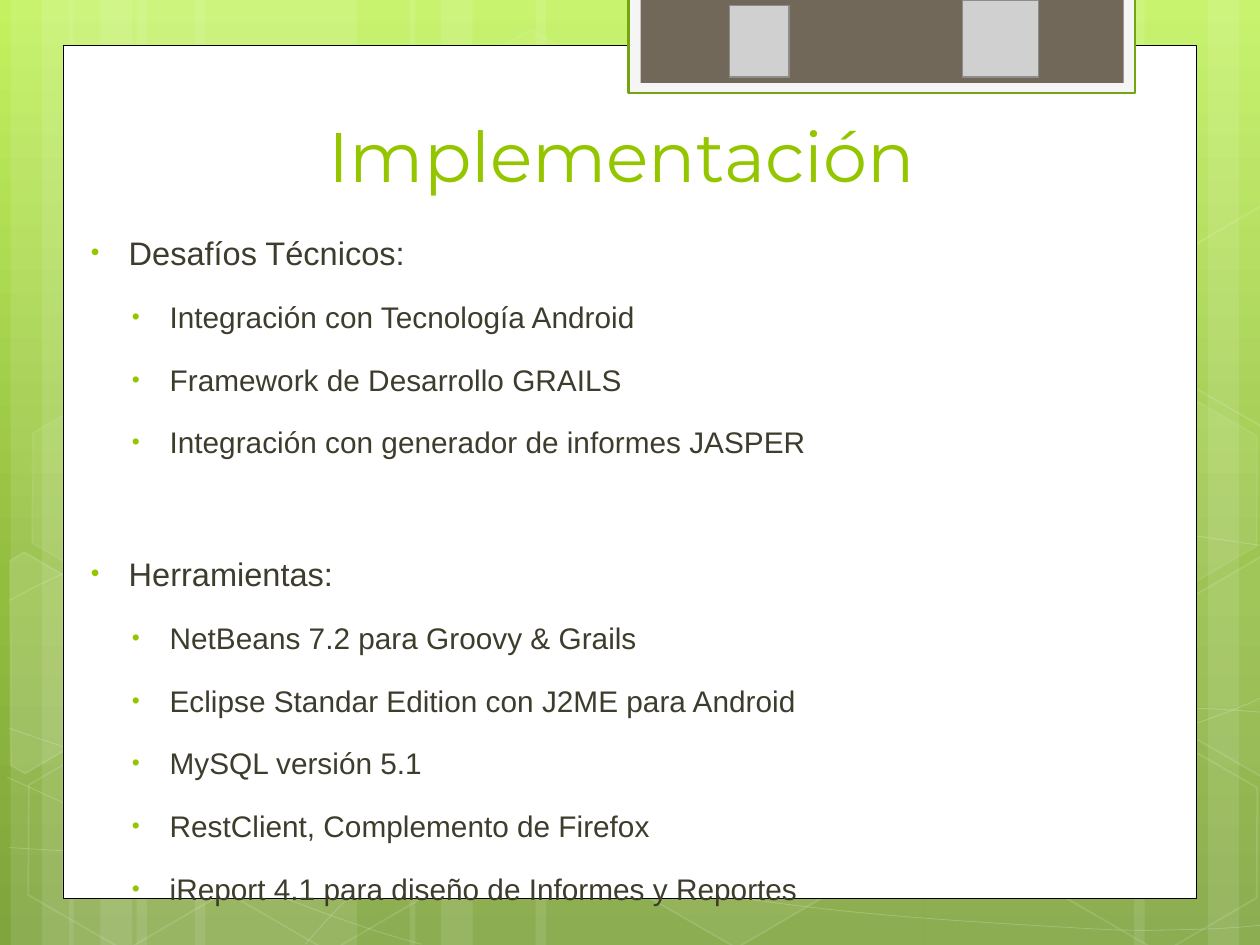
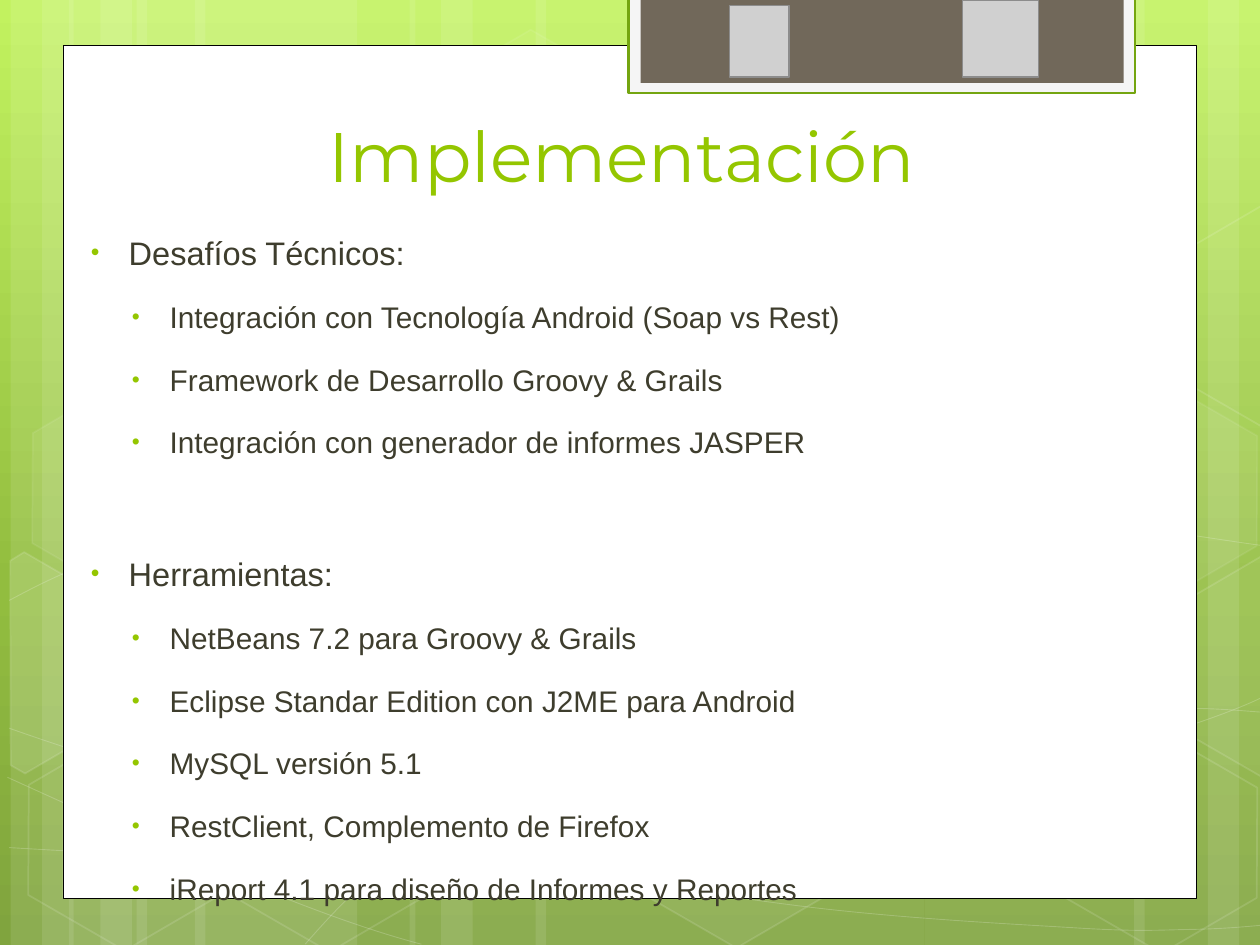
Before and after one commit to ptissera/habilitacion-profesional-2012-4k4, a slide deck: slide 28 of Documentacion/Proyecto/Presentacion Final/Exposicion Final.pptx. Drawn at 1260x945 pixels with LibreOffice and Linux fonts; fonts in the diff are those of the drawing; grey boxes stand for pictures. Boxes give left, top, right and bottom in pixels: in the first picture for what was removed or moved away, otherwise in the second. Text is boxed around its words. In the diff, an @@ line names an element or a change of style, - is before the commit and + after.

```diff
--- a/Documentacion/Proyecto/Presentacion Final/Exposicion Final.pptx
+++ b/Documentacion/Proyecto/Presentacion Final/Exposicion Final.pptx
@@ text at [170, 306, 839, 396]: text changed @@
-  • Integración con Tecnología Android
-  • Framework de Desarrollo GRAILS
+  • Integración con Tecnología Android (Soap vs Rest)
+  • Framework de Desarrollo Groovy & Grails
```
Also in this commit, not shown: 3 other slides changed, 1 other file.
